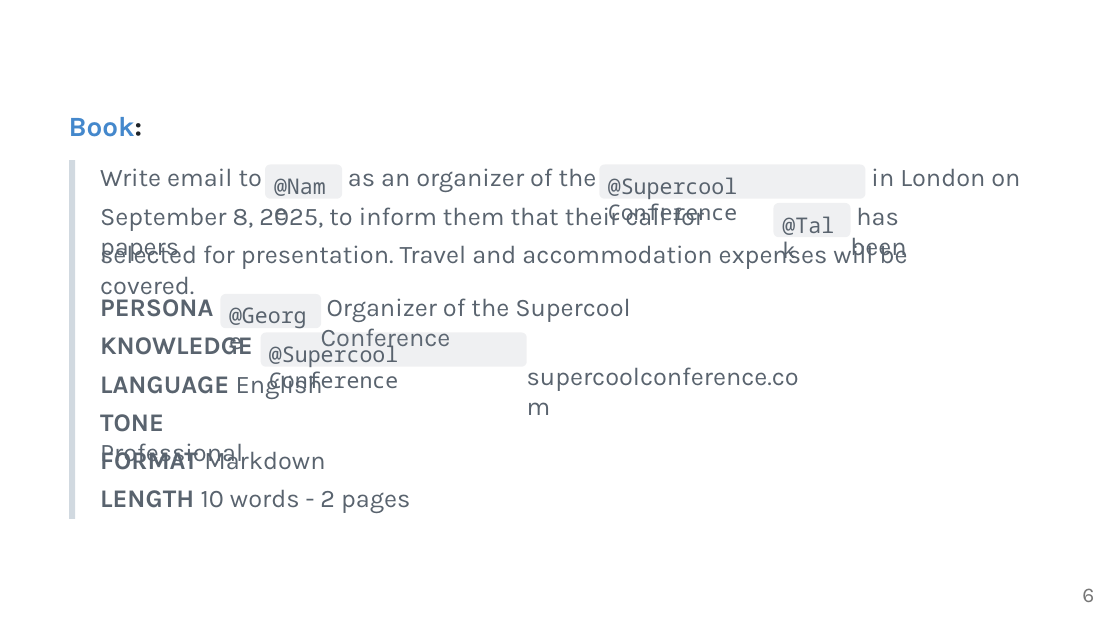
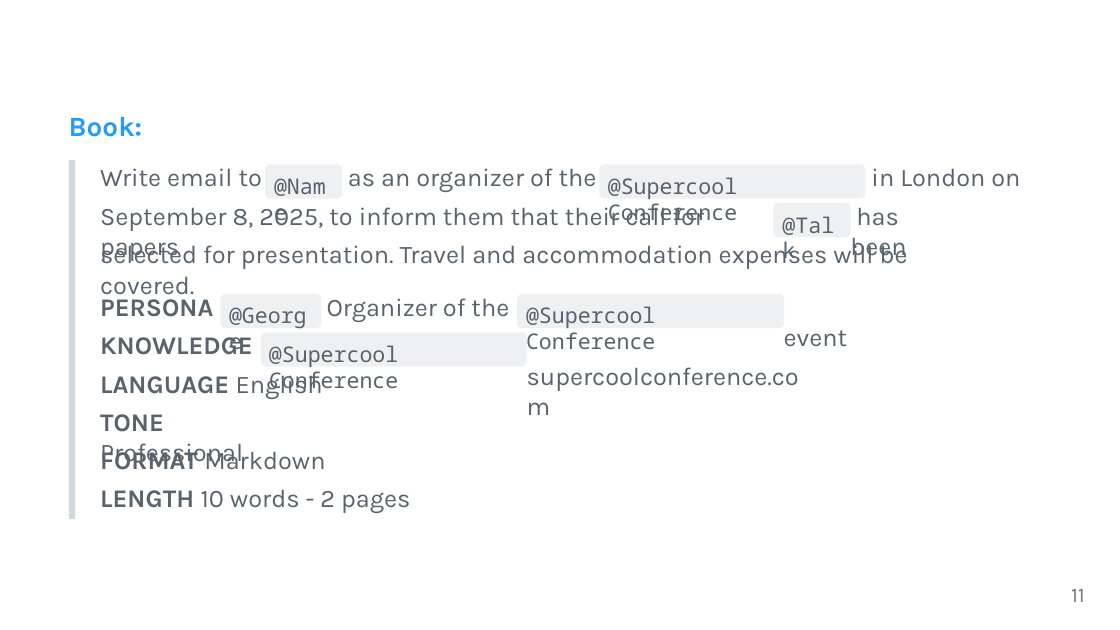
Before and after one commit to webgptorg/slides, a slide deck: slide 11 of Book-2.0.pptx (slide 6 before the commit). Drawn at 1120x630 pixels with LibreOffice and Linux fonts; fonts in the diff are those of the drawing. Boxes give left, top, right and bottom in pixels: in the first picture for what was removed or moved away, otherwise in the second. Text is boxed around its words. In the diff, an @@ line names an element or a change of style, - is before the commit and + after.

Commit message:
Presentation of Book 2.0
11:11

```diff
--- a/Book-2.0.pptx
+++ b/Book-2.0.pptx
@@ text "Book:" at [69, 117, 143, 137]: text colour #4488CC to #249CFF, text colour #1F2328 to #249CFF in "Book:" @@
@@ text at [327, 298, 509, 322]: text changed @@
-Organizer of the Supercool Conference
+Organizer of the
@@ freeform shape added at [518, 294, 785, 329], fill #818B98 at 12% opacity @@
@@ text added at [526, 306, 655, 349], 18.5 pt, text #59636E @@
+@Supercool Conference
@@ text added at [784, 330, 848, 347], 21.7 pt, text #59636E @@
+event
@@ text added at [1071, 589, 1085, 602], 18 pt, text #777777 @@
+11
@@ text removed at [1082, 588, 1094, 602] @@
-6
```
Also in this commit, not shown: 5 other slides changed, 8 slides added, 2 slides removed, 12 other files.
